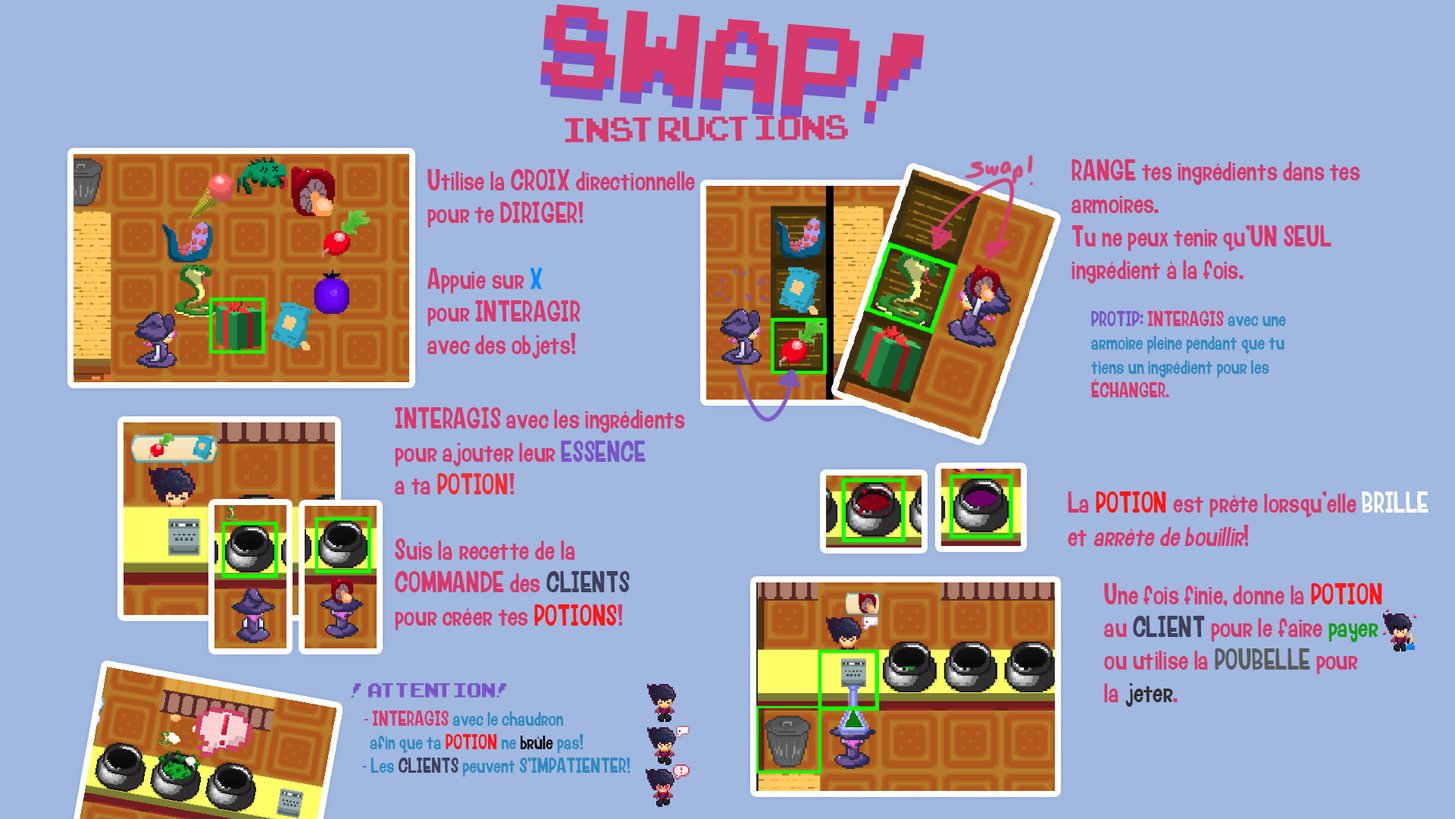
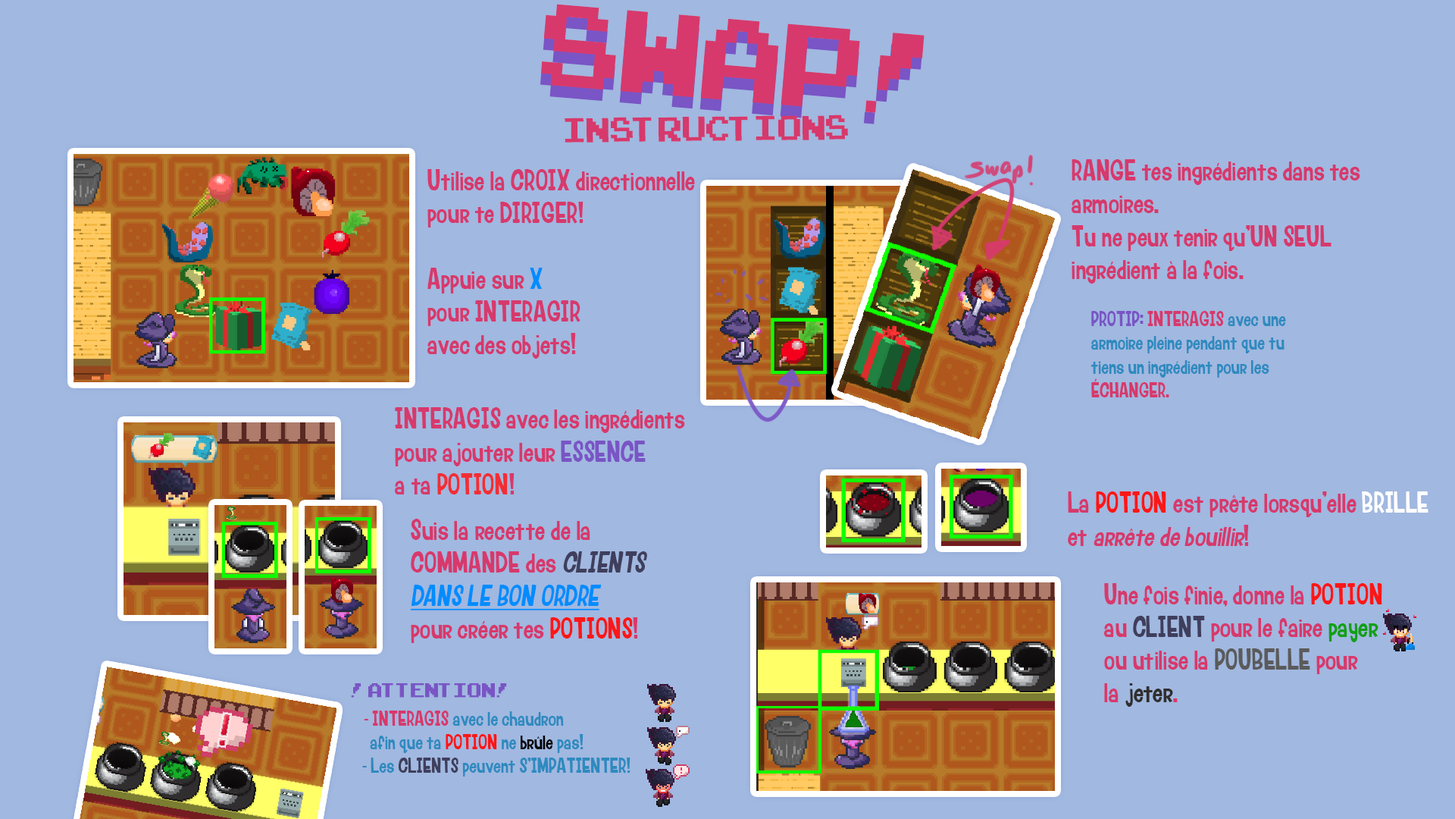
Layers edited between the first and the second 1455 x 819 image:
added layer "Suis la recette de la COMMANDE des CLIENTS DANS LE BON ORDRE po" in group "Group 2" over [410, 518, 648, 643]
painted on "INTERAGIS avec les ingrédients pour ajouter leur ESSENCE a ta P" over [394, 538, 630, 630]
